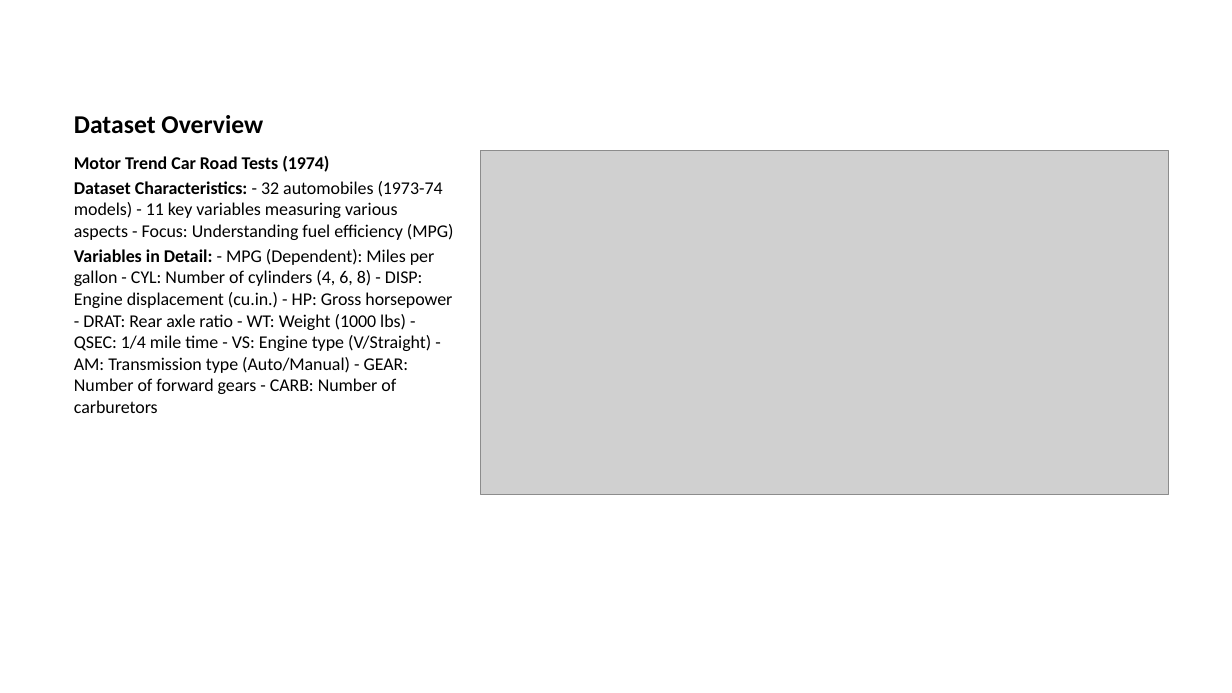
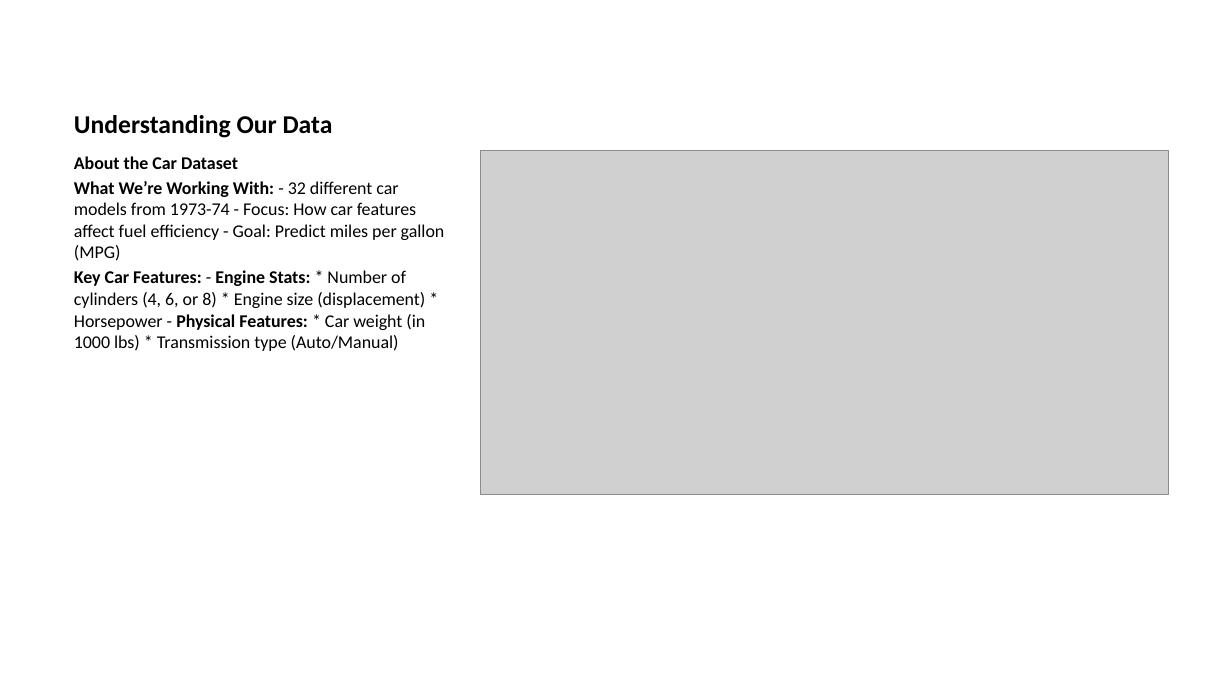
Before and after one commit to memandip/r-starter, a slide deck: slide 2 of presentation_1/supervised_learning.pptx. Drawn at 1232x693 pixels with LibreOffice and Linux fonts; fonts in the diff are those of the drawing; grey boxes stand for pictures. Boxes give left, top, right and bottom in pixels: in the first picture for what was removed or moved away, otherwise in the second. Text is boxed around its words. In the diff, an @@ line names an element or a change of style, - is before the commit and + after.

Commit message:
feat: add comprehensive README and presentation guide for car fuel efficiency analysis project

```diff
--- a/presentation_1/supervised_learning.pptx
+++ b/presentation_1/supervised_learning.pptx
@@ title at <box>74,115,333,138</box>: text changed @@
-Dataset Overview
+Understanding Our Data
@@ text at <box>74,156,445,351</box>: text changed @@
-Motor Trend Car Road Tests (1974)
-Dataset Characteristics: - 32 automobiles (1973-74 models) - 11 key variables measuring various aspects - Focus: Understanding fuel efficiency (MPG)
-Variables in Detail: - MPG (Dependent): Miles per gallon - CYL: Number of cylinders (4, 6, 8) - DISP: Engine displacement (cu.in.) - HP: Gross horsepower - DRAT: Rear axle ratio - WT: Weight (1000 lbs) - QSEC: 1/4 mile time - VS: Engine type (V/Straight) - AM: Transmission type (Auto/Manual) - GEAR: Number of forward gears - CARB: Number of carburetors
+About the Car Dataset
+What We’re Working With: - 32 different car models from 1973-74 - Focus: How car features affect fuel efficiency - Goal: Predict miles per gallon (MPG)
+Key Car Features: - Engine Stats: * Number of cylinders (4, 6, or 8) * Engine size (displacement) * Horsepower - Physical Features: * Car weight (in 1000 lbs) * Transmission type (Auto/Manual)
```
Also in this commit, not shown: 5 other slides changed, 4 slides added, 7 slides removed, 6 other files.
